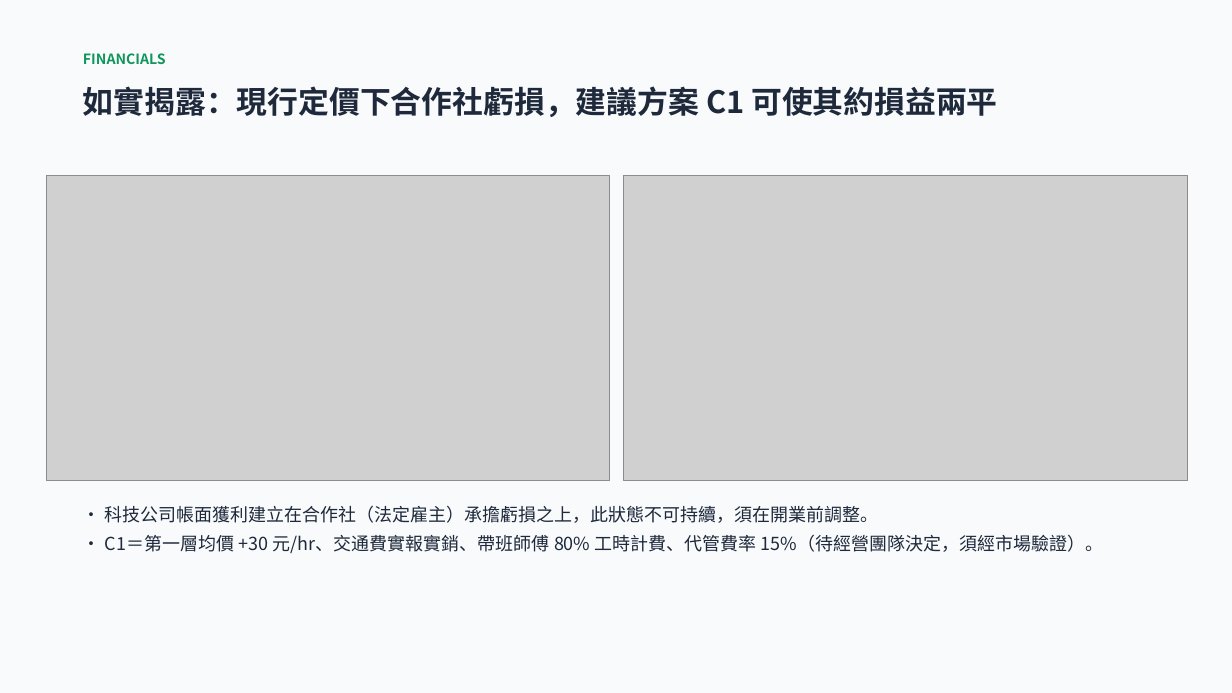
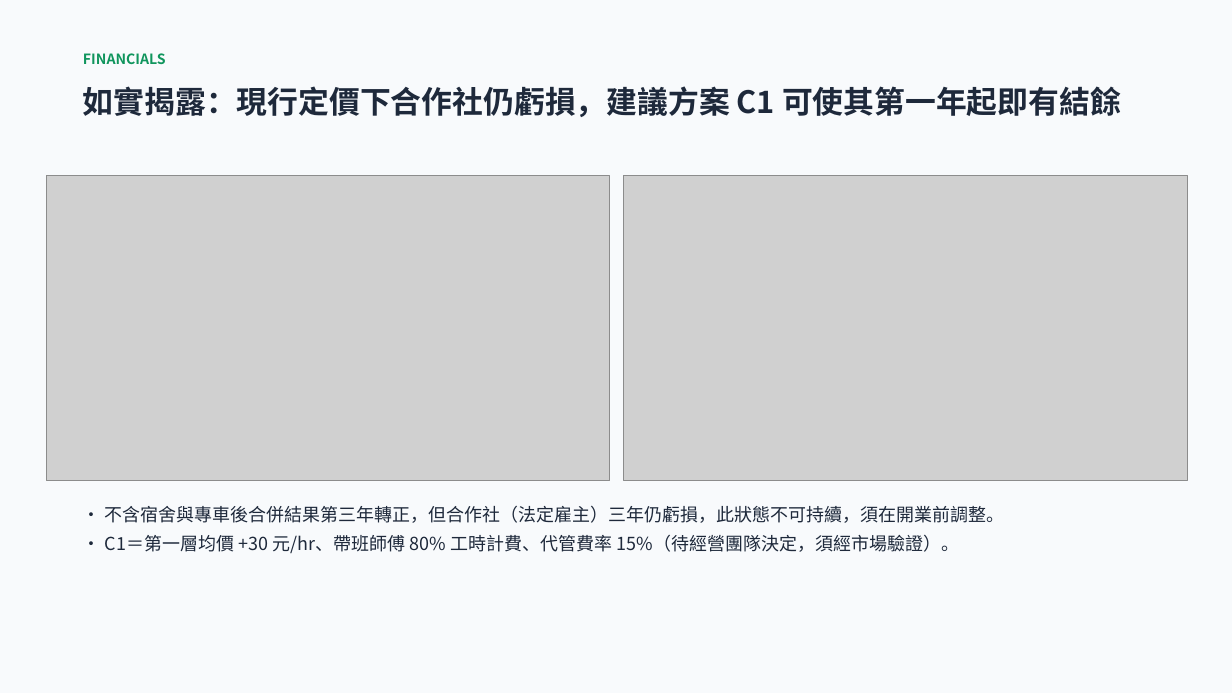
Before and after one commit to xx8888x/agridispatch, a slide deck: slide 8 of 06_簡報與路演Pitch/02_智農派工_Demo簡報_加速器Pitch.pptx. Drawn at 1232x693 pixels with LibreOffice and Linux fonts; fonts in the diff are those of the drawing; grey boxes stand for pictures. Boxes give left, top, right and bottom in pixels: in the first picture for what was removed or moved away, otherwise in the second. Text is boxed around its words. In the diff, an @@ line names an element or a change of style, - is before the commit and + after.

```diff
--- a/06_簡報與路演Pitch/02_智農派工_Demo簡報_加速器Pitch.pptx
+++ b/06_簡報與路演Pitch/02_智農派工_Demo簡報_加速器Pitch.pptx
@@ text at <box>83,86,1121,117</box>: text changed @@
-如實揭露：現行定價下合作社虧損，建議方案 C1 可使其約損益兩平
+如實揭露：現行定價下合作社仍虧損，建議方案 C1 可使其第一年起即有結餘
@@ text at <box>105,506,1005,553</box>: text changed @@
-• 科技公司帳面獲利建立在合作社（法定雇主）承擔虧損之上，此狀態不可持續，須在開業前調整。
-• C1＝第一層均價 +30 元/hr、交通費實報實銷、帶班師傅 80% 工時計費、代管費率 15%（待經營團隊決定，須經市場驗證）。
+• 不含宿舍與專車後合併結果第三年轉正，但合作社（法定雇主）三年仍虧損，此狀態不可持續，須在開業前調整。
+• C1＝第一層均價 +30 元/hr、帶班師傅 80% 工時計費、代管費率 15%（待經營團隊決定，須經市場驗證）。
```
Also in this commit, not shown: 2 other slides changed, 3 other files.
